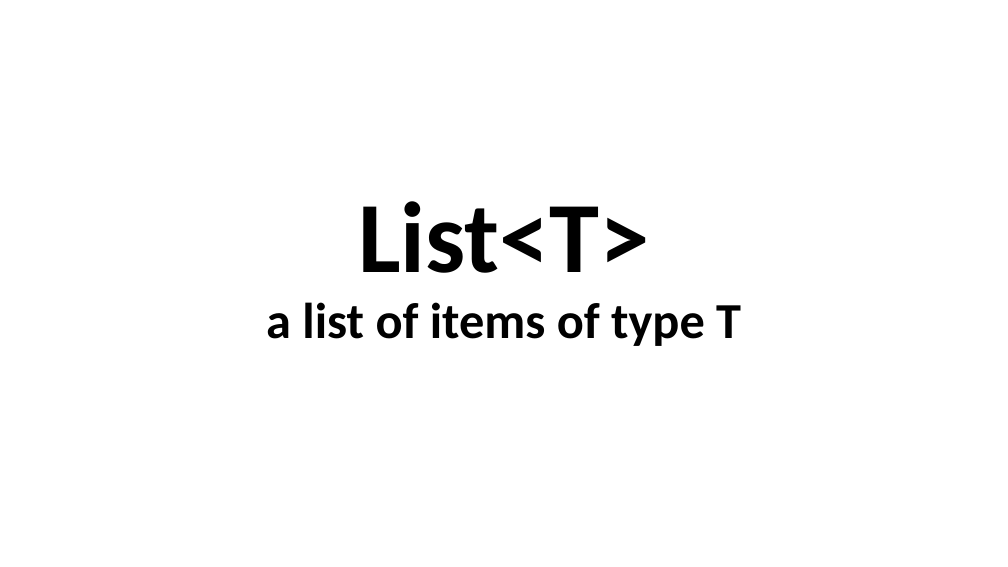
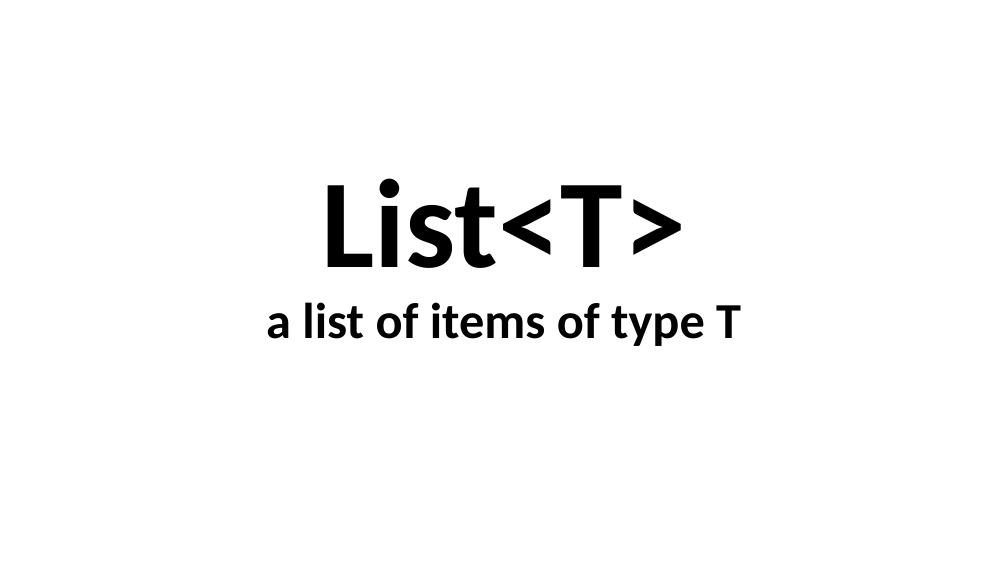
Before and after one commit to perl-easj/Teaching-materials, a slide deck: slide 30 of CSharpProgramming/Presentations/ProgPartII/Lists.pptx. Drawn at 1008x567 pixels with LibreOffice and Linux fonts; fonts in the diff are those of the drawing. Boxes give left, top, right and bottom in pixels: in the first picture for what was removed or moved away, otherwise in the second. Text is boxed around its words. In the diff, an @@ line names an element or a change of style, - is before the commit and + after.

```diff
--- a/CSharpProgramming/Presentations/ProgPartII/Lists.pptx
+++ b/CSharpProgramming/Presentations/ProgPartII/Lists.pptx
@@ title "List<T> a list of items ..." at bbox=[266, 178, 741, 346]: size 96 to 120 pt in "List<T>" @@
```
Also in this commit, not shown: 10 other slides changed, 1 slide added.
